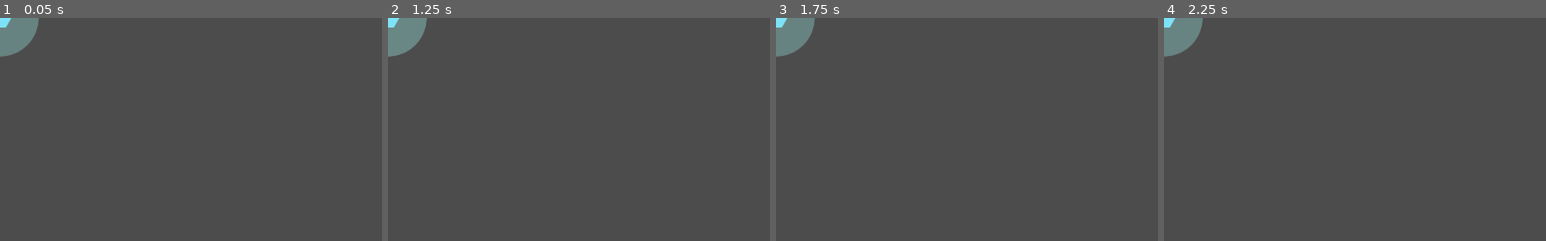
Above: before the commit, frames 1-4 (left to right).
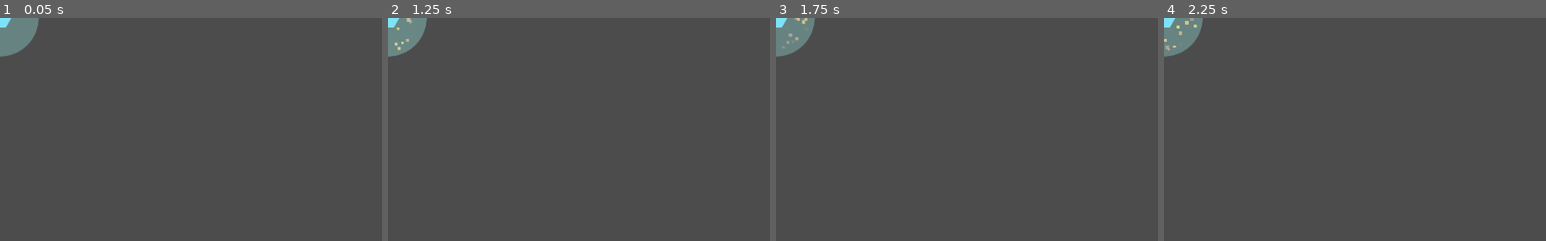
Above: after the commit, the same moments.

Repository: kmltml/gmtk2021
Game: Godot game, scene res://powerups/shield/Shield.tscn
The game is run twice, just before and just after one commit, with the same random seed, the same clock (stepped at 60 frames per second) and the same inputs. This scene is started directly instead of the project's main scene.
Inputs (mouse positions are % of the whole screen's width and height, from its top left):
- Up to frame 1 (0.05 s): no input
- Up to frame 2 (1.25 s): tap Enter at 0.5 s; move the mouse to (72, 45) at 0.52 s; press the mouse at (72, 45) at 0.53 s; hold D (move_right) from 0.53 s (still down)
- Up to frame 3 (1.75 s): move the mouse to (30, 55) at 1.27 s; release D (move_right) at 1.28 s; release the mouse at (30, 55) at 1.28 s; hold S (move_down) from 1.28 s (still down); click (30, 55) at 1.35 s
- Up to frame 4 (2.25 s): tap Space at 2 s; move the mouse to (60, 28) at 2.02 s; release S (move_down) at 2.03 s; press the mouse at (60, 28) at 2.03 s; hold D (move_right) from 2.03 s (still down)
The pictures show only the part of the screen within x 0-50%, y 0-50%; the shares and areas given below are measured in that part.

Frame 1 is identical in both runs. In frame 2, less than 0.1% of the frame differs, in the area x 1-7%, y 0-15%; in frame 3, less than 0.1%; in frame 4, 0.1%, in the area x 0-9%, y 0-15%.

Commit message:
Add a powerup sparkle

Diff:
--- a/player/Player.tscn
+++ b/player/Player.tscn
@@ -45,6 +45,7 @@
 smoothing_speed = 2.0
 
 [node name="HurtSFX" type="AudioStreamPlayer2D" parent="."]
+pause_mode = 2
 stream = ExtResource( 4 )
 
 [editable path="Gun"]
--- a/powerups/powerup.gd
+++ b/powerups/powerup.gd
@@ -27,6 +27,10 @@
     elif body.is_in_group("monster"):
         add_to_group("monster")
 
+    var sparkle = get_node_or_null("Sparkle")
+    if sparkle != null:
+        sparkle.queue_free()
+
     after_joined(body)
 
 func after_joined(_body):
--- a/powerups/shield/Shield.tscn
+++ b/powerups/shield/Shield.tscn
@@ -1,9 +1,10 @@
-[gd_scene load_steps=10 format=2]
+[gd_scene load_steps=11 format=2]
 
 [ext_resource path="res://powerups/shield/hitbox.png" type="Texture" id=1]
 [ext_resource path="res://powerups/shield/shield.png" type="Texture" id=2]
 [ext_resource path="res://powerups/shield/Shield.gd" type="Script" id=3]
 [ext_resource path="res://powerups/shield/ShieldArea.gd" type="Script" id=4]
+[ext_resource path="res://powerups/sparkle.tscn" type="PackedScene" id=5]
 
 [sub_resource type="CircleShape2D" id=1]
 radius = 14.0692
@@ -84,6 +85,8 @@
 "_edit_horizontal_guides_": [  ]
 }
 
+[node name="Sparkle" parent="." instance=ExtResource( 5 )]
+
 [node name="shield" type="Sprite" parent="."]
 scale = Vector2( 0.205432, 0.205432 )
 texture = ExtResource( 2 )
--- /dev/null
+++ b/powerups/sparkle.tscn
@@ -0,0 +1,25 @@
+[gd_scene load_steps=4 format=2]
+
+[sub_resource type="Gradient" id=1]
+offsets = PoolRealArray( 0, 0.449612, 1 )
+colors = PoolColorArray( 1, 1, 1, 0, 0.833008, 0.82364, 0.39698, 1, 1, 1, 1, 0 )
+
+[sub_resource type="GradientTexture" id=2]
+gradient = SubResource( 1 )
+
+[sub_resource type="ParticlesMaterial" id=3]
+emission_shape = 1
+emission_sphere_radius = 43.63
+flag_disable_z = true
+gravity = Vector3( 0, 0, 0 )
+orbit_velocity = 0.05
+orbit_velocity_random = 0.5
+scale = 5.0
+scale_random = 0.5
+color_ramp = SubResource( 2 )
+hue_variation = 0.09
+hue_variation_random = 0.1
+
+[node name="Sparkle" type="Particles2D"]
+amount = 40
+process_material = SubResource( 3 )
--- a/powerups/spiky/Spiky.tscn
+++ b/powerups/spiky/Spiky.tscn
@@ -1,8 +1,9 @@
-[gd_scene load_steps=7 format=2]
+[gd_scene load_steps=8 format=2]
 
 [ext_resource path="res://powerups/spiky/spiky.gd" type="Script" id=1]
 [ext_resource path="res://powerups/spiky/spikes.png" type="Texture" id=2]
 [ext_resource path="res://powerups/spiky/circle.png" type="Texture" id=3]
+[ext_resource path="res://powerups/sparkle.tscn" type="PackedScene" id=4]
 
 [sub_resource type="CircleShape2D" id=1]
 radius = 14.0692
@@ -87,6 +88,8 @@
 scale = Vector2( 0.416, 0.416 )
 texture = ExtResource( 2 )
 
+[node name="Sparkle" parent="." instance=ExtResource( 4 )]
+
 [node name="AnimationPlayer" type="AnimationPlayer" parent="."]
 autoplay = "Extend"
 anims/Extend = SubResource( 2 )
